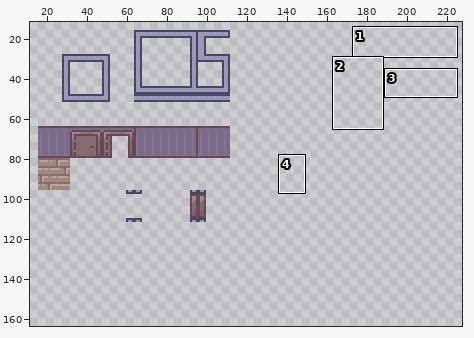
Edited in one commit: sprite sheet (Assets/Resources/Art/Tiles/Office/Floor and Walls/Office_Tilemap.png). Above: a wide view before the commit, with the close-up outlined.
Close-up. Before the commit:
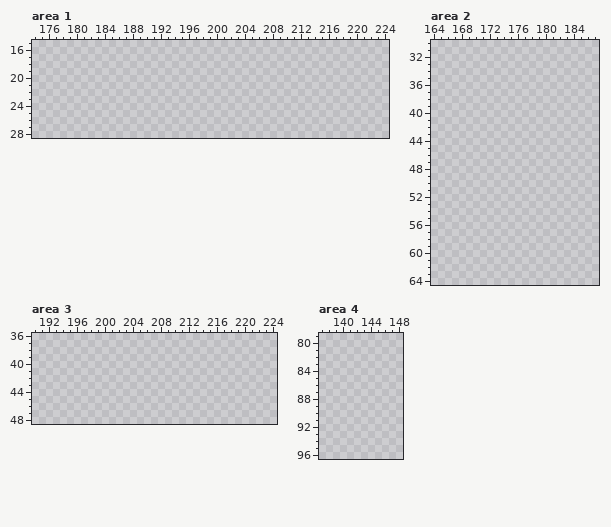
The file is 416x240 pixels. Colours within 5 levels of each other are drawn and written as one. Shown: area 1: x 174..224, y 15..28; area 2: x 164..187, y 30..64; area 3: x 190..224, y 36..48; area 4: x 137..148, y 79..96. The wide view leaves out empty margins. The commit also changed other parts of the picture, which this record leaves out.
Palette (. is transparent): 
The same view after the edit:
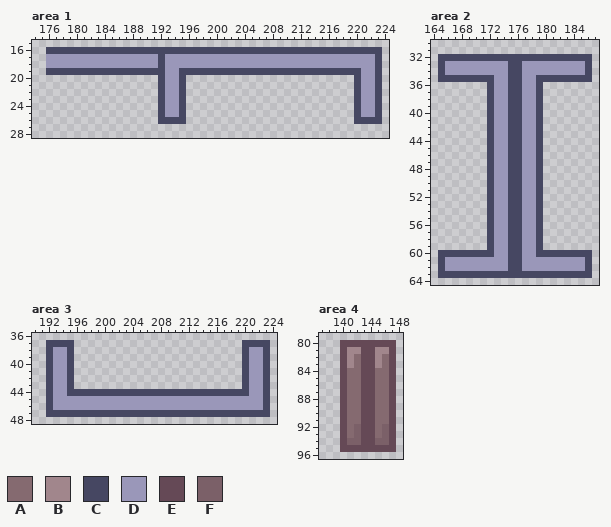
Colours new in this view: A #856a70  B #a1868c  C #464762  D #9a97b9  E #654956  F #7b6068
Diff:
Area 1:
Colour C now appears in row 16 at x 176 to 223; in rows 17 to 18 at x 192 and 223; in row 19 at x 176 to 192, 195 to 220 and 223; in rows 20 to 25 at x 192, 195, 220 and 223; in row 26 at x 192 to 195 and 220 to 223.
Colour D now appears in rows 17 to 18 at x 176 to 191 and 193 to 222; in rows 19 to 25 at x 193 to 194 and 221 to 222.
Area 2:
Colour C now appears in row 32 at x 165 to 186; in rows 33 to 34 at x 165, 175 to 176 and 186; in row 35 at x 165 to 172, 175 to 176 and 179 to 186; in rows 36 to 59 at x 172, 175 to 176 and 179; in row 60 at x 165 to 172, 175 to 176 and 179 to 186; in rows 61 to 62 at x 165, 175 to 176 and 186.
Colour C now appears in row 63 at x 165 to 186.
Colour D now appears in rows 33 to 34 at x 166 to 174 and 177 to 185; in rows 35 to 60 at x 173 to 174 and 177 to 178; in rows 61 to 62 at x 166 to 174 and 177 to 185.
Area 3:
Colour C now appears in row 37 at x 192 to 195 and 220 to 223; in rows 38 to 43 at x 192, 195, 220 and 223; in row 44 at x 192, 195 to 220 and 223; in rows 45 to 46 at x 192 and 223; in row 47 at x 192 to 223.
Colour D now appears in rows 38 to 44 at x 193 to 194 and 221 to 222; in rows 45 to 46 at x 193 to 222.
Area 4:
Colour A now appears in rows 82 to 83 at x 142 and 146; in rows 84 to 91 at x 141 to 142 and 145 to 146; in rows 92 to 93 at x 141 and 145.
Colour B now appears in row 81 at x 141 to 142 and 145 to 146; in rows 82 to 83 at x 141 and 145.
Colour E now appears in row 80 at x 140 to 147; in rows 81 to 94 at x 140, 143 to 144 and 147; in row 95 at x 140 to 147.
Colour F now appears in rows 92 to 93 at x 142 and 146; in row 94 at x 141 to 142 and 145 to 146.
